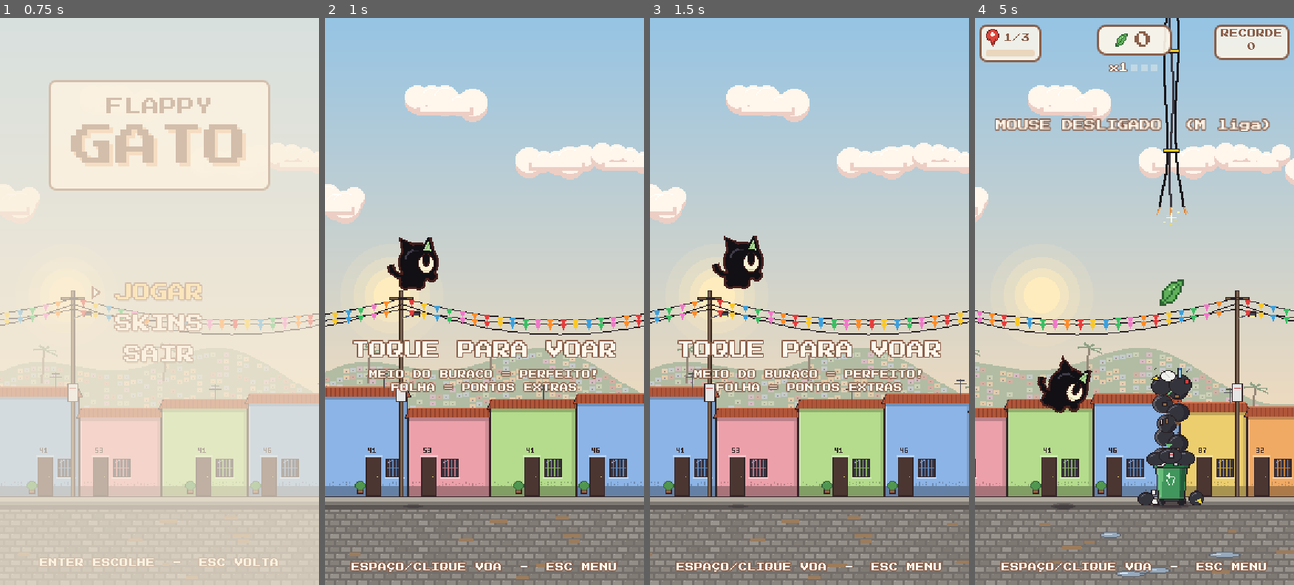
Above: before the commit, frames 1-4 (left to right).
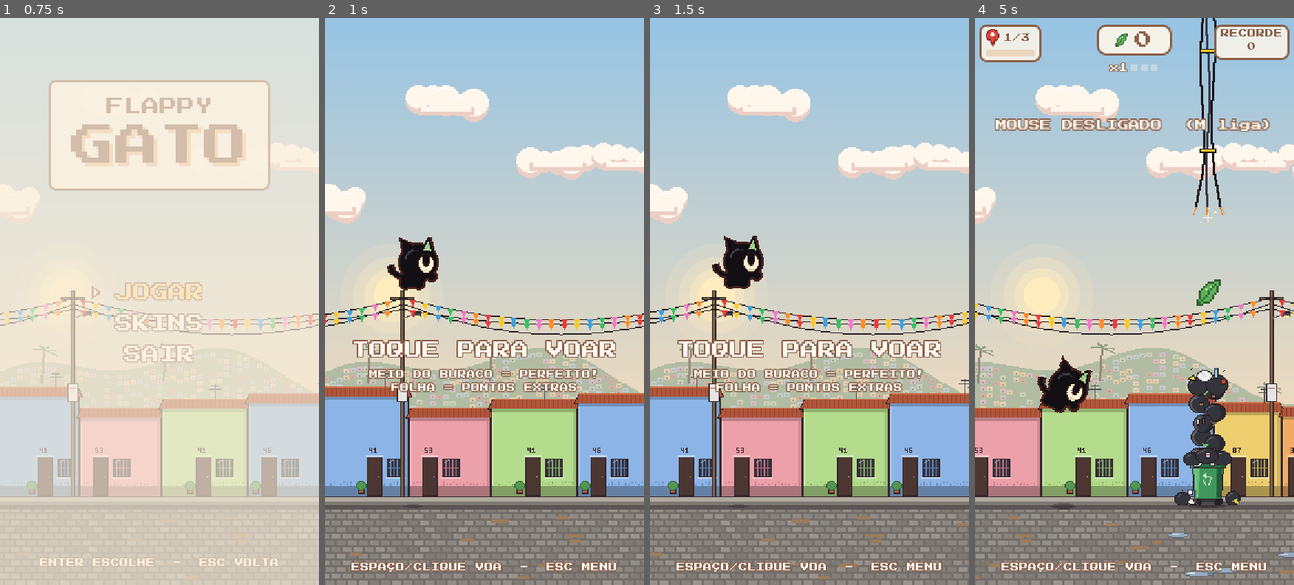
Above: after the commit, the same moments.

Repository: Isaac0x265/jogo-experimentacao
Game: Godot game, scene res://menu/menu.tscn
Two runs of this game, one before a commit and one after it. Both use one fixed random seed, a clock stepped at 60 frames per second and the inputs below.
Inputs (mouse positions are in pixels of both pictures, inside the frame that each line leads up to):
- Up to frame 1 (0.75 s): tap Enter (ui_accept) at 0.5 s; move the mouse to (229, 273) at 0.52 s; hold Right (ui_right) from 0.53 s (still down); tap M at 0.6 s; click (229, 273) at 0.67 s
- Up to frame 2 (1 s): keep holding Right (ui_right); tap Enter (ui_accept) at 0.77 s
- Up to frame 3 (1.5 s): keep holding Right (ui_right); move the mouse to (745, 329) at 1.27 s; tap Space at 1.35 s
- Up to frame 4 (5 s): tap Enter (ui_accept) at 1.52, 3.02, 3.77, 4.52 s; move the mouse to (1166, 176) at 2.02 s; release Right (ui_right) at 2.03 s; hold Left (ui_left) 2.03-2.78 s; tap M at 2.1, 3.6 s; move the mouse to (1118, 414) at 2.77 s; hold Right (ui_right) 2.78-4.28 s; tap Space at 2.85, 4.35 s; click (1118, 414) at 2.92 s; move the mouse to (1230, 386) at 3.52 s; move the mouse to (1038, 216) at 4.27 s; hold Left (ui_left) from 4.28 s (still down)

Frame 1 is identical in both runs. In frame 2, 4.5% of the frame differs, in the area x 0-100%, y 11-100%; in frame 3, 8.2%; in frame 4, 23%, in the area x 0-100%, y 0-100%.

Commit message:
Deixa jogo mais facil

Diff:
--- a/jogo/main.gd
+++ b/jogo/main.gd
@@ -12,6 +12,7 @@
 ## Fases, textos educativos e dicas ficam em fases.gd (so dados, facil de editar).
 const DADOS := preload("res://jogo/fases.gd")
 
+@export var velocidade_mundo := 45.0        ## px/s do chao, dos obstaculos e das bolhas (era 60)
 @export var pontos_por_fase := 10           ## obstaculos que precisa passar para mudar de fase
 @export var fase_inicial := 0               ## 0 = Rua do Nordeste, 1 = Fortaleza, 2 = Rio (para testar)
 @export_group("Pontuacao")
@@ -26,7 +27,9 @@
 @export var luva_gravidade := 620.0         ## (normal 1000) gato cai mais devagar
 @export var luva_queda_max := 300.0         ## (normal 480)
 @export var luva_abertura := 150.0          ## (normal 112) buraco maior
-@export var luva_intervalo := 3.2           ## (normal 2.4) mais espaco entre os obstaculos
+## (normal 2.4) segundos entre obstaculos. Distancia entre eles = velocidade x tempo:
+## com o mundo mais devagar (45 px/s), 4.0 s mantem ~180 px, quase o mesmo de antes.
+@export var luva_intervalo := 4.0
 @export var luva_variacao_max := 70.0       ## buraco seguinte no maximo 70 px acima/abaixo do anterior
 @export var luva_aereos_desde_fase := 1     ## objetos voando so a partir da 2a fase (0 = desde a 1a)
 @export_group("Obstaculos")
@@ -45,6 +48,8 @@
 @export var alturas_bolhas: Array[float] = [150.0, 260.0, 370.0]   ## y de cada bolha (chao em y=440)
 @export var pontos_acerto := 3              ## (multiplicado pelo multiplicador)
 @export var erro_encerra_jogo := false      ## true = errar a conta derruba o gato, como bater num obstaculo
+@export var tempo_bolhas_paradas := 3.0     ## segundos que as bolhas ficam paradas na lateral da tela
+@export var x_bolhas_paradas := 240.0       ## onde elas param (a tela tem 288 px de largura)
 
 @onready var player: CharacterBody2D = $Player
 @onready var hud: CanvasLayer = $UI
@@ -72,6 +77,7 @@
 var _acertos := 0                     ## contas certas nesta partida
 var _perguntas := 0                   ## contas que apareceram nesta partida
 var _conta_errada: Dictionary = {}    ## a conta que derrubou o gato (so com erro_encerra_jogo)
+var _em_pergunta := false             ## true enquanto as bolhas estao na tela (sem obstaculos)
 
 
 func _ready() -> void:
@@ -80,6 +86,7 @@
 		_aplicar_modo_luva()
 	recorde = _carregar_recorde()
 	_player_start_y = player.position.y
+	scenery.speed = velocidade_mundo
 	player.started.connect(_on_player_started)
 	player.died.connect(_on_player_died)
 	player.restarted.connect(_on_player_restarted)
@@ -126,6 +133,7 @@
 	add_child(novo)
 	move_child(novo, antigo.get_index() + 1)    # logo acima do antigo, atras de tudo o resto
 	novo.scrolling = antigo.scrolling
+	novo.speed = velocidade_mundo               # cada cenario novo nasce com 60; usa a nossa
 	scenery = novo
 	if com_transicao:
 		novo.modulate.a = 0.0
@@ -178,12 +186,50 @@
 
 # ---------- Perguntas de matematica ----------
 
+## Comeca o "modo pergunta": para de criar obstaculos e limpa o caminho ate as bolhas.
+func _entrar_modo_pergunta() -> void:
+	_em_pergunta = true
+	_timer_obst.stop()
+	_timer_aereo.stop()
+	_tirar_obstaculos_da_frente()
+	_criar_pergunta()
+
+
+## Acabou a pergunta (acertou, errou ou passou direto): os obstaculos voltam.
+func _sair_modo_pergunta() -> void:
+	if _motivo != "":     # o gato caiu: nao volta a criar nada
+		return
+	_em_pergunta = false
+	# Cria o proximo obstaculo ja (se esperasse o timer, ficaria ~9 s sem nada na tela).
+	# call_deferred = "faz no fim deste quadro": quando o gato toca a bolha, o Godot esta
+	# no meio do calculo de colisoes e nao deixa criar outro objeto com colisao nessa hora.
+	_criar_obstaculo.call_deferred()
+	_timer_obst.start()
+	_timer_aereo.start(randf_range(aereo_min, aereo_max))
+
+
+## Some com os obstaculos e objetos voando que o gato ainda nao passou
+## (com um "puf"), para o caminho ate as bolhas ficar livre.
+func _tirar_obstaculos_da_frente() -> void:
+	for o in obstaculos.get_children():
+		var ainda_na_frente: bool = o.position.x > player.position.x - 30.0
+		if not ainda_na_frente:
+			continue
+		var y_do_puf: float = o.position.y
+		if "cima" in o:     # obstaculo de cima/baixo: o "puf" sai do meio do buraco
+			y_do_puf = (o.cima.position.y + o.baixo.position.y) / 2.0
+		_particulas(Vector2(o.position.x, y_do_puf), [Color("fff8ec"), Color("d9b98c")], 14, 90.0, 0.0)
+		o.queue_free()
+
+
 func _criar_pergunta() -> void:
 	var conta := CONTAS.sortear(fase)
 	var p := PERGUNTA.new()
 	p.position.x = 310.0                        # nasce fora da tela, a direita (igual ao obstaculo)
 	p.velocidade = scenery.speed
 	p.x_do_gato = player.position.x
+	p.x_parada = x_bolhas_paradas
+	p.tempo_parada = tempo_bolhas_paradas
 	obstaculos.add_child(p)                     # fica junto dos obstaculos: para e some com eles
 	p.configurar(conta, alturas_bolhas)
 	p.respondeu.connect(_on_respondeu.bind(p))
@@ -196,20 +242,22 @@
 func _on_respondeu(acertou: bool, p: Node2D) -> void:
 	if _motivo != "":
 		return
-	if not acertou:
+	if acertou:
+		_acertos += 1
+		_particulas(player.position, [Color("fff8ec"), Color("8fd3ff")], 12, 80.0, 0.0)
+		_somar(pontos_acerto * _mult, "CERTO!", Color("9be08a"))
+		hud.resposta_pergunta(true, p.conta.expressao, p.conta.resposta)
+		_contar_progresso()
+	else:
 		_errou_conta(p.conta)
-		return
-	_acertos += 1
-	_particulas(player.position, [Color("fff8ec"), Color("8fd3ff")], 12, 80.0, 0.0)
-	_somar(pontos_acerto * _mult, "CERTO!", Color("9be08a"))
-	hud.resposta_pergunta(true, p.conta.expressao, p.conta.resposta)
-	_contar_progresso()
+	_sair_modo_pergunta()
 
 
 func _on_passou_sem_responder(p: Node2D) -> void:
 	if _motivo != "":
 		return
 	_errou_conta(p.conta)
+	_sair_modo_pergunta()
 
 
 ## Errou ou nao respondeu: mostra a resposta certa e o multiplicador volta para x1.
@@ -272,7 +320,7 @@
 	# A cada N obstaculos, o proximo espaco vira uma coluna de bolhas com uma conta.
 	if perguntas_ativas and _obstaculos_desde_pergunta >= obstaculos_entre_perguntas:
 		_obstaculos_desde_pergunta = 0
-		_criar_pergunta()
+		_entrar_modo_pergunta()
 		return
 	_obstaculos_desde_pergunta += 1
 	var f: Dictionary = DADOS.FASES[fase]
@@ -422,6 +470,7 @@
 	_acertos = 0
 	_perguntas = 0
 	_conta_errada = {}
+	_em_pergunta = false
 	hud.inicio(recorde, fase, DADOS.FASES.size(), pontos_por_fase)
 
 
--- a/perguntas/pergunta.gd
+++ b/perguntas/pergunta.gd
@@ -1,17 +1,29 @@
 extends Node2D
 ## Uma coluna de bolhas com respostas para a conta que aparece na tela.
-## Anda para a esquerda junto com o chao, igual aos obstaculos (obstaculo.gd).
 ## O main.gd cria, chama configurar() e escuta os dois sinais abaixo.
+##
+## A coluna passa por 3 etapas:
+##   ENTRANDO -> entra rapido pela direita ate x_parada
+##   PARADA   -> fica parada na lateral da tela por tempo_parada segundos
+##               (o chao continua rolando; so as bolhas ficam paradas, para dar tempo de pensar)
+##   ANDANDO  -> anda para a esquerda junto com o chao, ate o gato
 
 signal respondeu(acertou: bool)    ## o gato tocou numa bolha (certa ou errada)
 signal passou_sem_responder        ## a coluna passou e o gato nao tocou em nenhuma bolha
 
 const BOLHA := preload("res://perguntas/bolha.gd")
+const VELOCIDADE_ENTRADA := 160.0  ## px/s: entra mais rapido que o chao para nao demorar
+
+enum Etapa { ENTRANDO, PARADA, ANDANDO }
 
 var velocidade := 60.0       ## o main passa a mesma velocidade do chao (Scenery.speed)
 var x_do_gato := 80.0
+var x_parada := 240.0        ## onde a coluna fica parada (lado direito da tela, que tem 288 px)
+var tempo_parada := 3.0      ## segundos parada
 var conta: Dictionary = {}   ## a conta sorteada por contas.gd
 var y_da_resposta := 0.0     ## altura da bolha certa (o main usa para posicionar o proximo buraco)
+var _etapa := Etapa.ENTRANDO
+var _tempo_parada_restante := 0.0
 var _respondida := false
 var _bolhas: Array = []
 
@@ -49,7 +61,19 @@
 
 
 func _process(delta: float) -> void:
-	position.x -= velocidade * delta
+	match _etapa:
+		Etapa.ENTRANDO:
+			position.x = move_toward(position.x, x_parada, VELOCIDADE_ENTRADA * delta)
+			if position.x <= x_parada:
+				_etapa = Etapa.PARADA
+				_tempo_parada_restante = tempo_parada
+		Etapa.PARADA:
+			_tempo_parada_restante -= delta
+			if _tempo_parada_restante <= 0.0:
+				_etapa = Etapa.ANDANDO
+		Etapa.ANDANDO:
+			position.x -= velocidade * delta
+
 	# Espera a coluna passar inteira pelo gato antes de dizer que ele nao respondeu.
 	var ja_passou_do_gato := position.x < x_do_gato - BOLHA.RAIO - 16.0
 	if not _respondida and ja_passou_do_gato:
